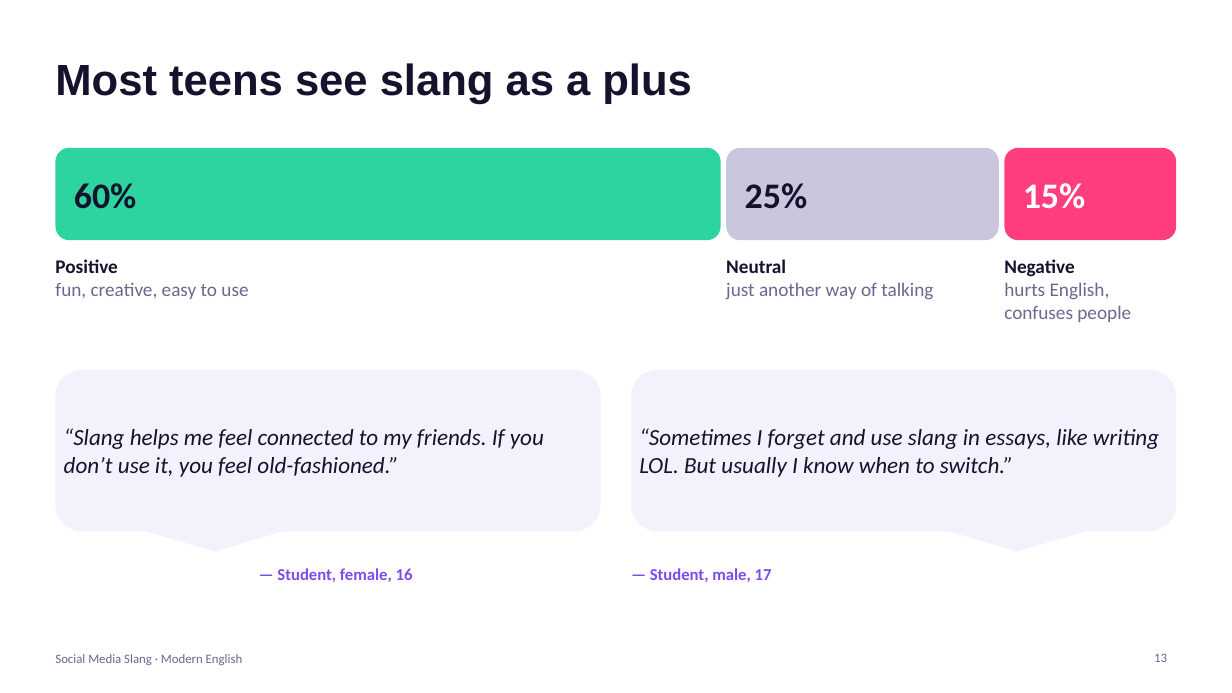
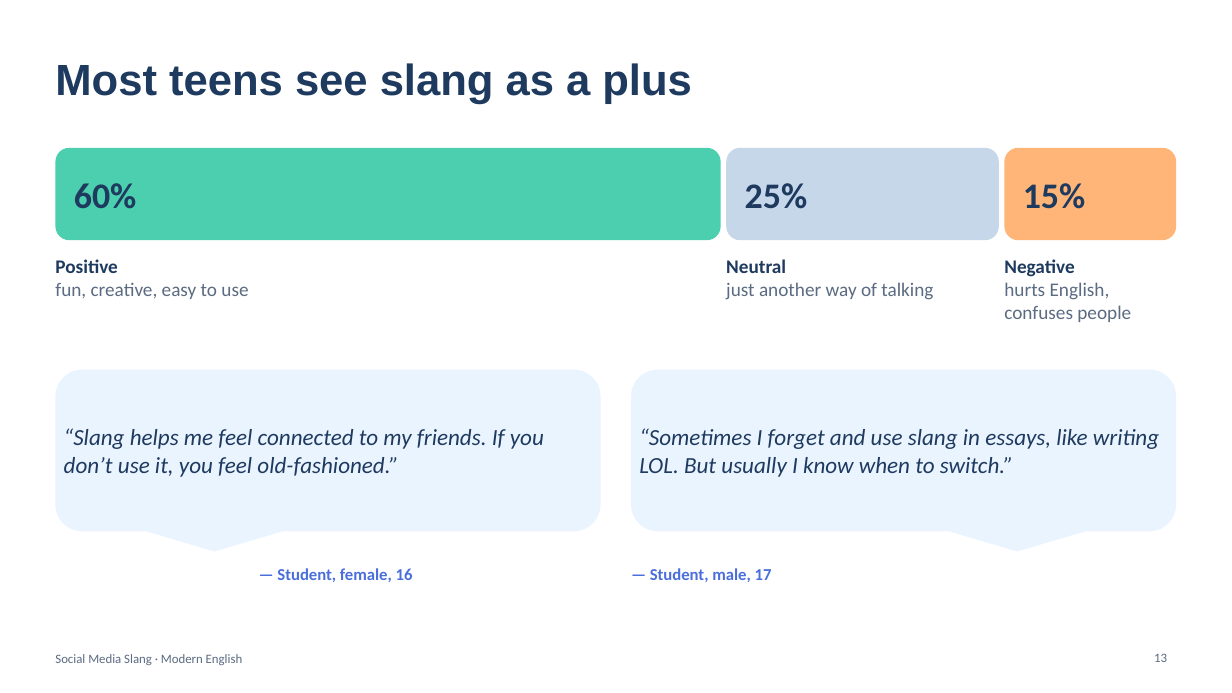
Before and after one commit to araymyrkieva9-sketch/english-daptar, a slide deck: slide 13 of Social_Media_Slang_Presentation.pptx. Drawn at 1232x693 pixels with LibreOffice and Linux fonts; fonts in the diff are those of the drawing. Boxes give left, top, right and bottom in pixels: in the first picture for what was removed or moved away, otherwise in the second. Text is boxed around its words. In the diff, an @@ line names an element or a change of style, - is before the commit and + after.

```diff
--- a/Social_Media_Slang_Presentation.pptx
+++ b/Social_Media_Slang_Presentation.pptx
@@ rounded rectangle at <box>55,148,721,240</box>: fill #2DD4A0 to #4CCFAE @@
@@ rounded rectangle at <box>726,148,999,240</box>: fill #C9C6DD to #C7D7EA @@
@@ text colour #15122E to #1E3A5F in 3 elements at <box>55,63,692,104</box>, <box>74,183,137,208</box>, <box>745,183,808,209</box> @@
@@ rounded rectangle at <box>1005,148,1177,240</box>: fill #FF3D7F to #FFB577 @@
@@ text "15%" at <box>1023,183,1086,209</box>: text colour #FFFFFF to #1E3A5F @@
@@ text "Positive" at <box>55,259,248,299</box>: text colour #15122E to #1E3A5F in "Positive"; text colour #6B6790 to #5B6B82 in "fun, creative, easy to use" @@
@@ text "Neutral" at <box>726,259,933,300</box>: text colour #15122E to #1E3A5F in "Neutral"; text colour #6B6790 to #5B6B82 in "just another way of talking" @@
@@ text "Negative" at <box>1004,259,1131,322</box>: text colour #15122E to #1E3A5F in "Negative"; text colour #6B6790 to #5B6B82 in "hurts English, confuses people" @@
@@ rounded speech box "“Slang helps me feel connected ..." at <box>55,370,601,531</box>: text colour #15122E to #1E3A5F; fill #F3F1FB to #EAF4FF @@
@@ rounded speech box "“Sometimes I forget and use ..." at <box>631,370,1177,531</box>: text colour #15122E to #1E3A5F; fill #F3F1FB to #EAF4FF @@
@@ text "— Student, female, 16" at <box>277,568,413,582</box>: text colour #7C4DEB to #4A6FDC @@
@@ text "— Student, male, 17" at <box>650,568,772,582</box>: text colour #7C4DEB to #4A6FDC @@
@@ text "Social Media Slang · Modern ..." at <box>55,654,243,665</box>: text colour #6B6790 to #5B6B82 @@
```
Also in this commit, not shown: 16 other slides changed.
